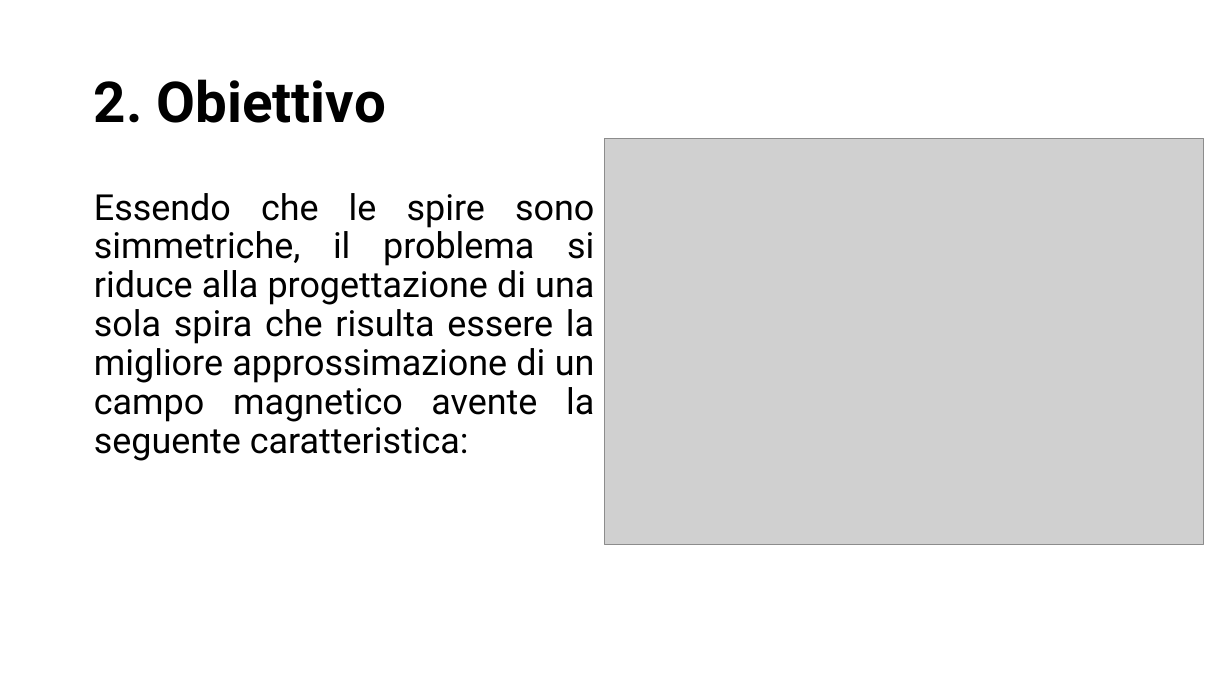
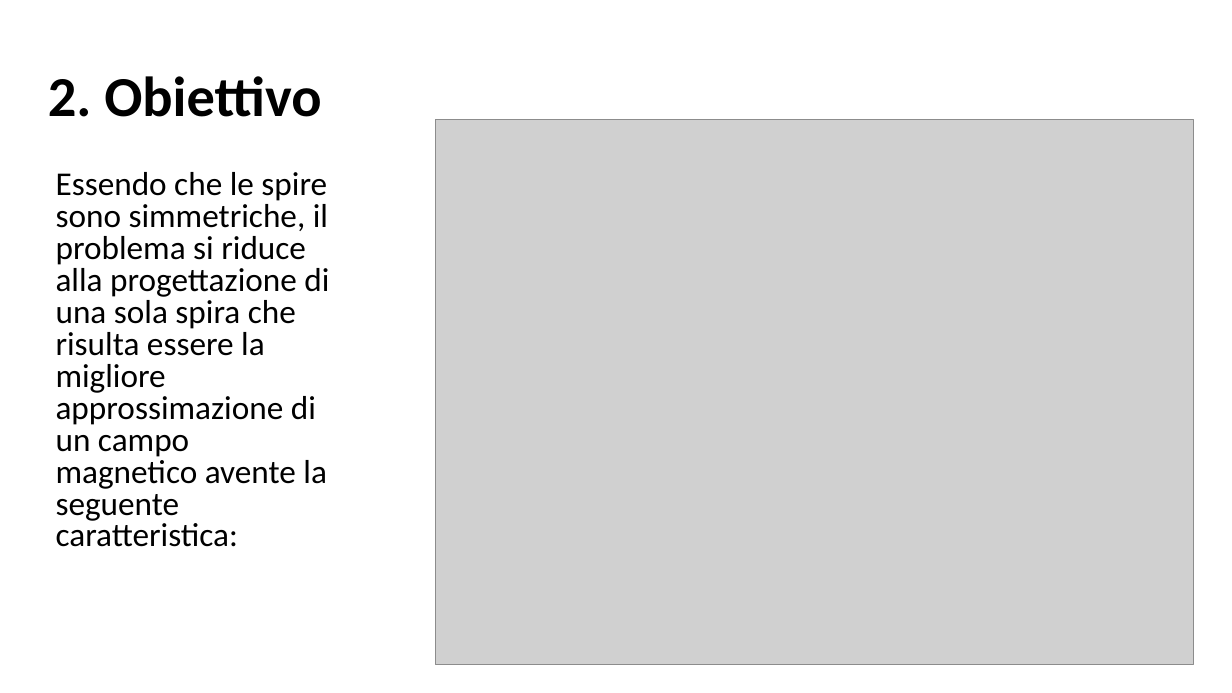
Before and after one commit to BernardoGiordano/NelderMeadMethod, a slide deck: slide 4 of presentazione progetto/Presentazione martone MOTT.pptx. Drawn at 1232x693 pixels with LibreOffice and Linux fonts; fonts in the diff are those of the drawing; grey boxes stand for pictures; background and template pictures are left out. Boxes give left, top, right and bottom in pixels: in the first picture for what was removed or moved away, otherwise in the second. Text is boxed around its words. In the diff, an @@ line names an element or a change of style, - is before the commit and + after.

Commit message:
Presentazione

```diff
--- a/presentazione progetto/Presentazione martone MOTT.pptx
+++ b/presentazione progetto/Presentazione martone MOTT.pptx
@@ title "2. Obiettivo": place and size @@
-title "2. Obiettivo" at [94, 79, 386, 123]
+title "2. Obiettivo" at [48, 76, 321, 117]
@@ title "2. Obiettivo" at [48, 76, 321, 117]: font Roboto to Calibri @@
@@ picture: place and size @@
-picture at [604, 139, 1204, 544]
+picture at [435, 119, 1193, 665]
@@ text "Essendo che le spire sono ...": place and size @@
-text "Essendo che le spire sono ..." at [94, 193, 595, 461]
+text "Essendo che le spire sono ..." at [56, 172, 329, 547]
@@ text "Essendo che le spire sono ..." at [56, 172, 329, 547]: size 28 to 25.9 pt, font Roboto to Calibri; alignment justified to left; line spacing 0.9 to 0.8 @@
```
Also in this commit, not shown: 6 other slides changed, 2 slides added, 2 slides removed.
